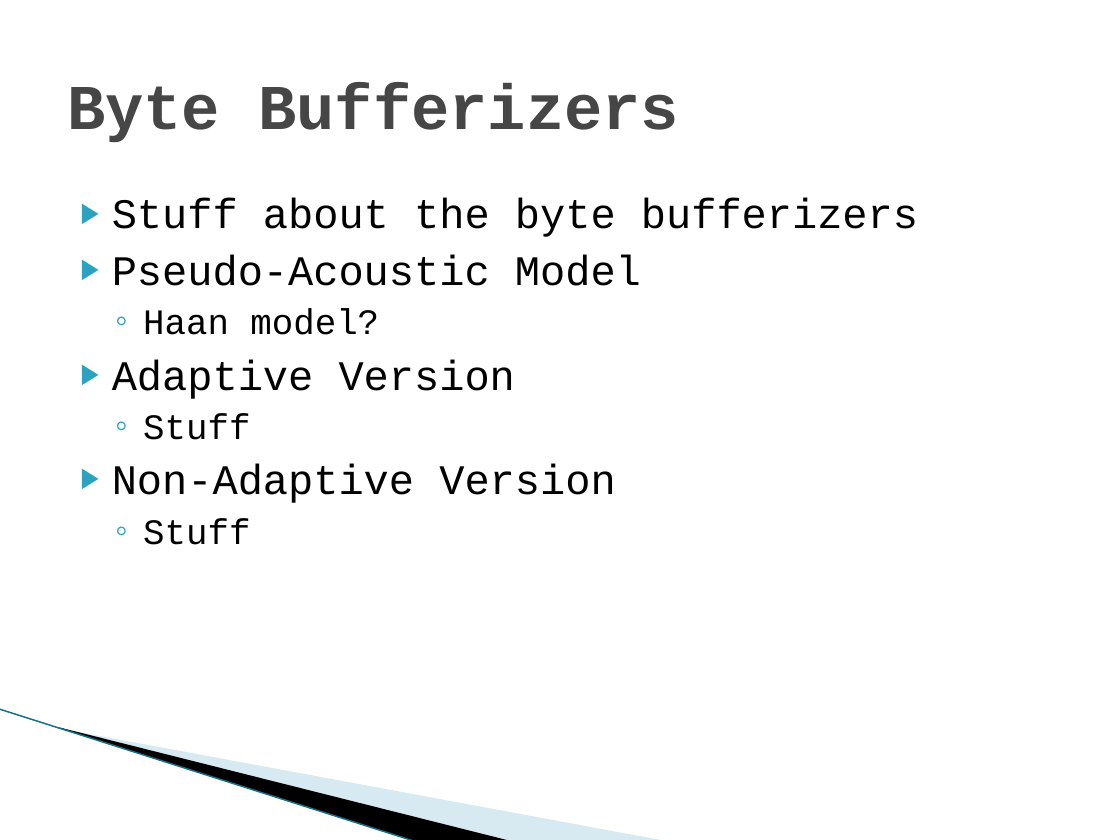
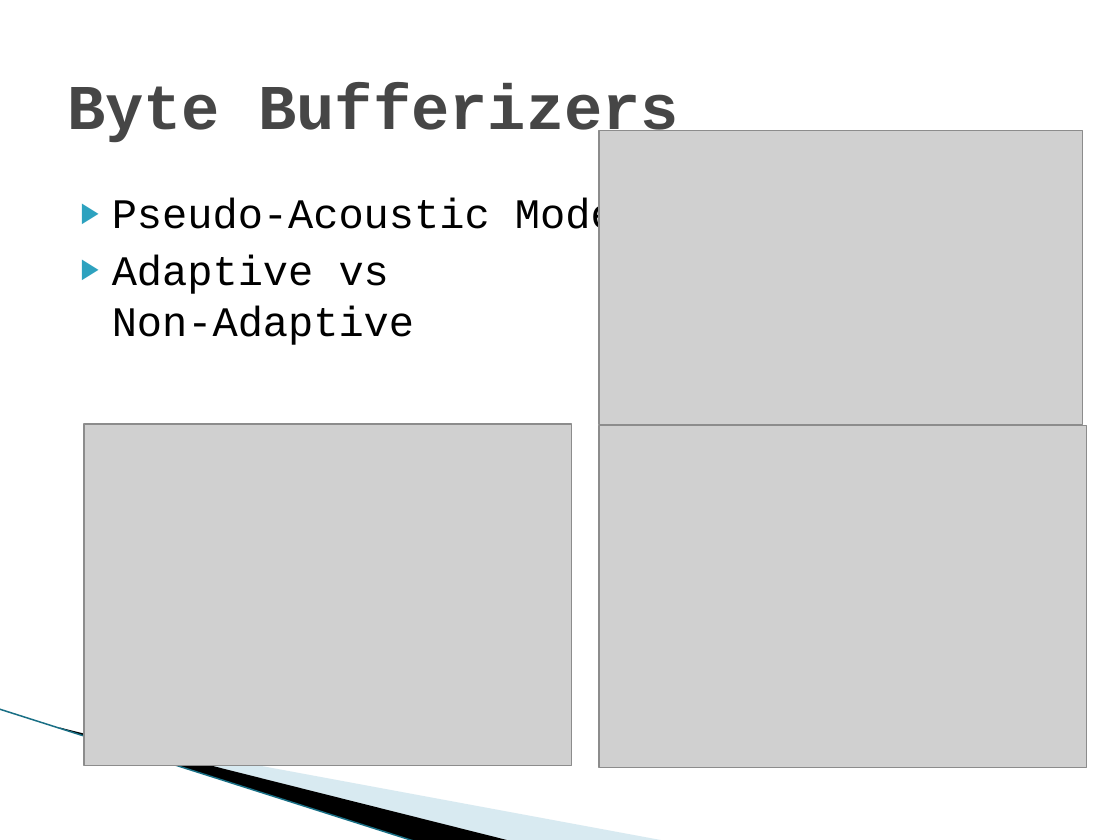
Before and after one commit to ericaddison/Algs_Term_Project, a slide deck: slide 8 of report/JET Audio Encoder.pptx (slide 6 before the commit). Drawn at 1120x840 pixels with LibreOffice and Linux fonts; fonts in the diff are those of the drawing; grey boxes stand for pictures; background and template pictures are left out. Boxes give left, top, right and bottom in pixels: in the first picture for what was removed or moved away, otherwise in the second. Text is boxed around its words. In the diff, an @@ line names an element or a change of style, - is before the commit and + after.

Commit message:
Updated the presentation to include graphics and text.

```diff
--- a/report/JET Audio Encoder.pptx
+++ b/report/JET Audio Encoder.pptx
@@ picture added at [599,131,1083,424] @@
@@ text at [112,198,918,237]: paragraph removed @@
-▶ Stuff about the byte bufferizers
@@ text at [112,255,414,345]: text changed @@
-  ◦ Haan model?
-▶ Adaptive Version
-  ◦ Stuff
-▶ Non-Adaptive Version
-  ◦ Stuff
+▶ Adaptive vs
+  Non-Adaptive
@@ picture added at [84,424,572,766] @@
@@ picture added at [599,426,1088,767] @@
```
Also in this commit, not shown: 7 other slides changed, 2 slides added.
